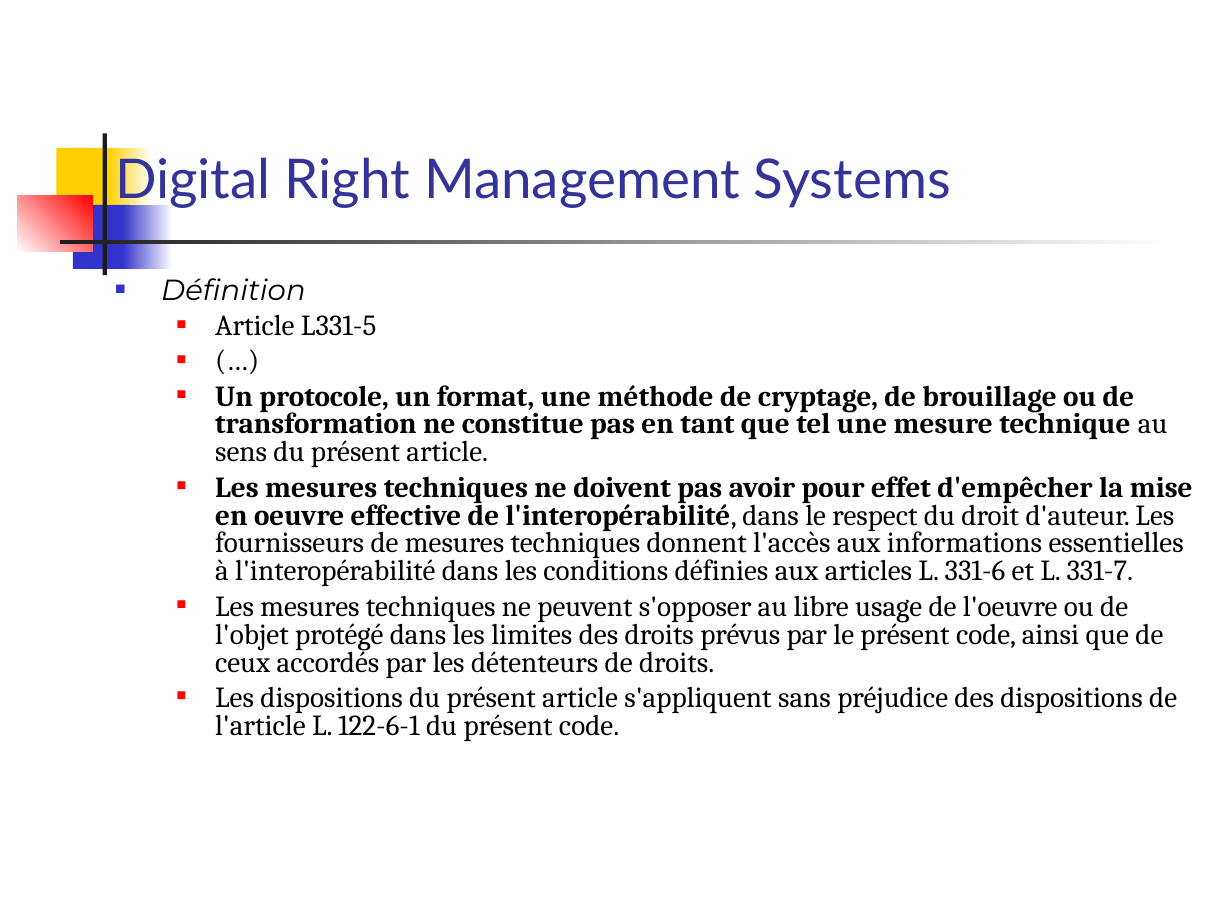
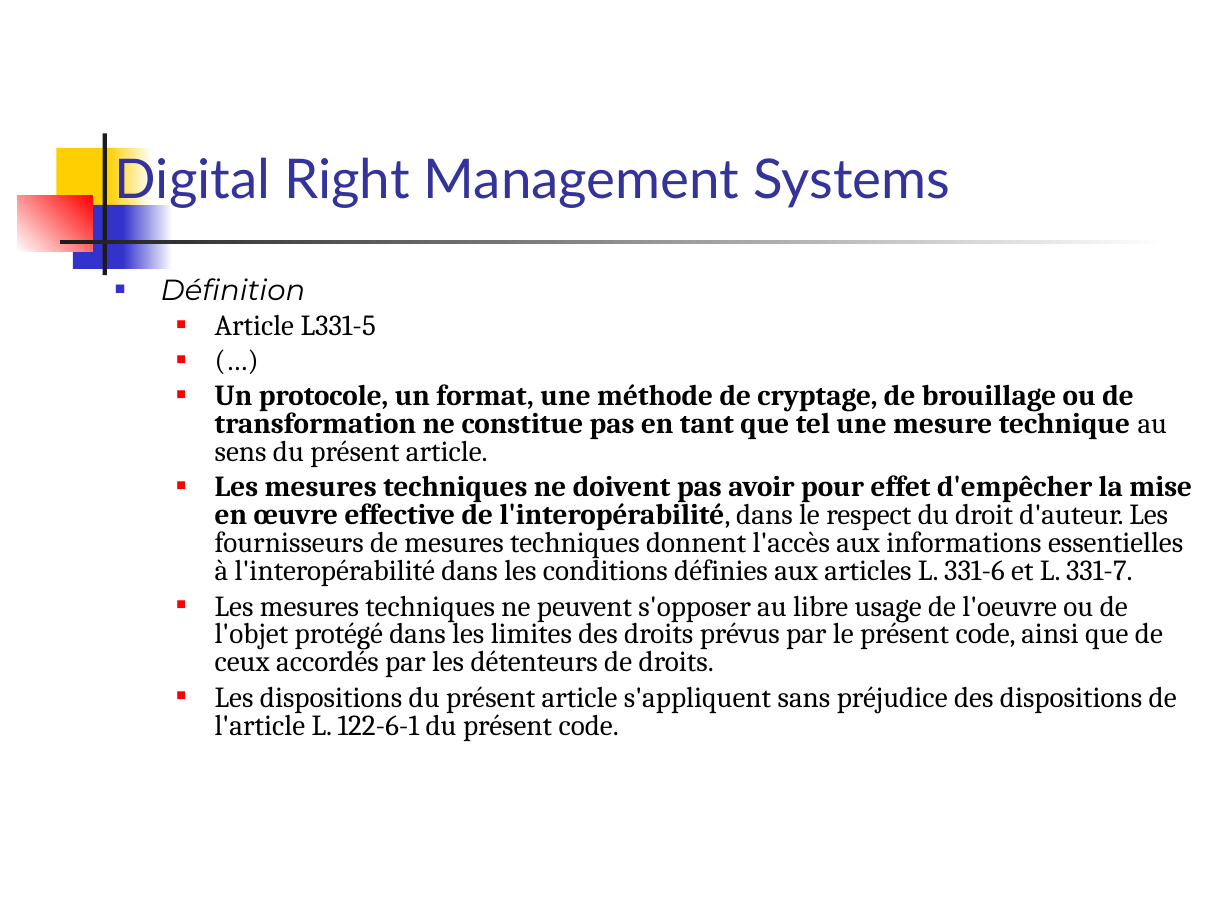
Before and after one commit to Apolerag/Cours_M2, a slide deck: slide 84 of Droit/Droit info/cours info 2014.ppt. Drawn at 1232x924 pixels with LibreOffice and Linux fonts; fonts in the diff are those of the drawing. Boxes give left, top, right and bottom in pixels: in the first picture for what was removed or moved away, otherwise in the second. Text is boxed around its words. In the diff, an @@ line names an element or a change of style, - is before the commit and + after.

Commit message:
ajout pdf MMI + correstion ppt droit

```diff
--- a/Droit/Droit info/cours info 2014.ppt
+++ b/Droit/Droit info/cours info 2014.ppt
@@ text at [215, 475, 1192, 586]: text changed @@
-  ■ Les mesures techniques ne doivent pas avoir pour effet d'empêcher la mise en oeuvre effective de l'interopérabilité, dans le respect du droit d'auteur. Les fournisseurs de mesures techniques donnent l'accès aux informations essentielles à l'interopérabilité dans les conditions définies aux articles L. 331-6 et L. 331-7.
+  ■ Les mesures techniques ne doivent pas avoir pour effet d'empêcher la mise en œuvre effective de l'interopérabilité, dans le respect du droit d'auteur. Les fournisseurs de mesures techniques donnent l'accès aux informations essentielles à l'interopérabilité dans les conditions définies aux articles L. 331-6 et L. 331-7.
```
Also in this commit, not shown: 204 other slides changed, 2 other files.
